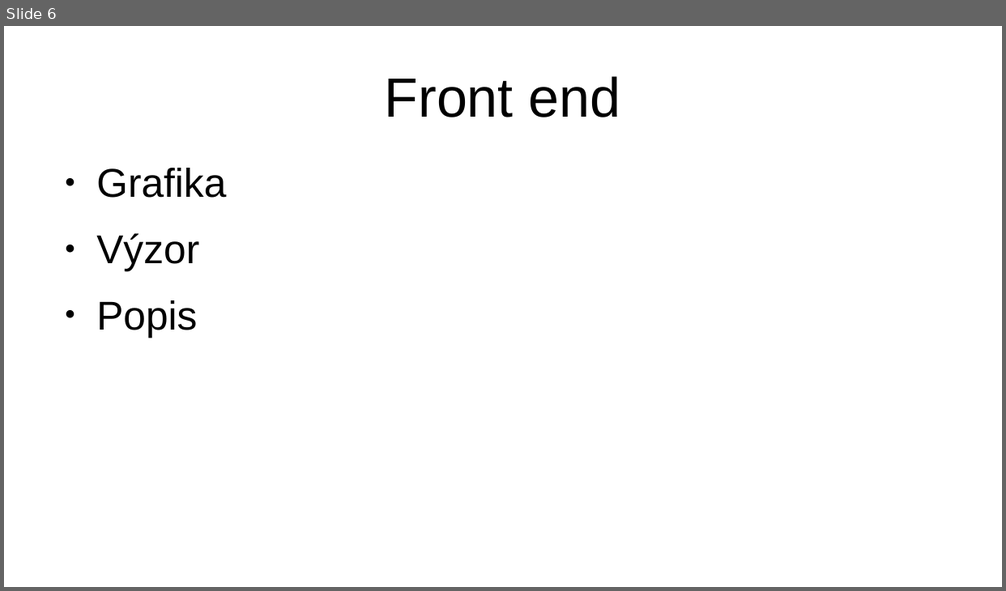
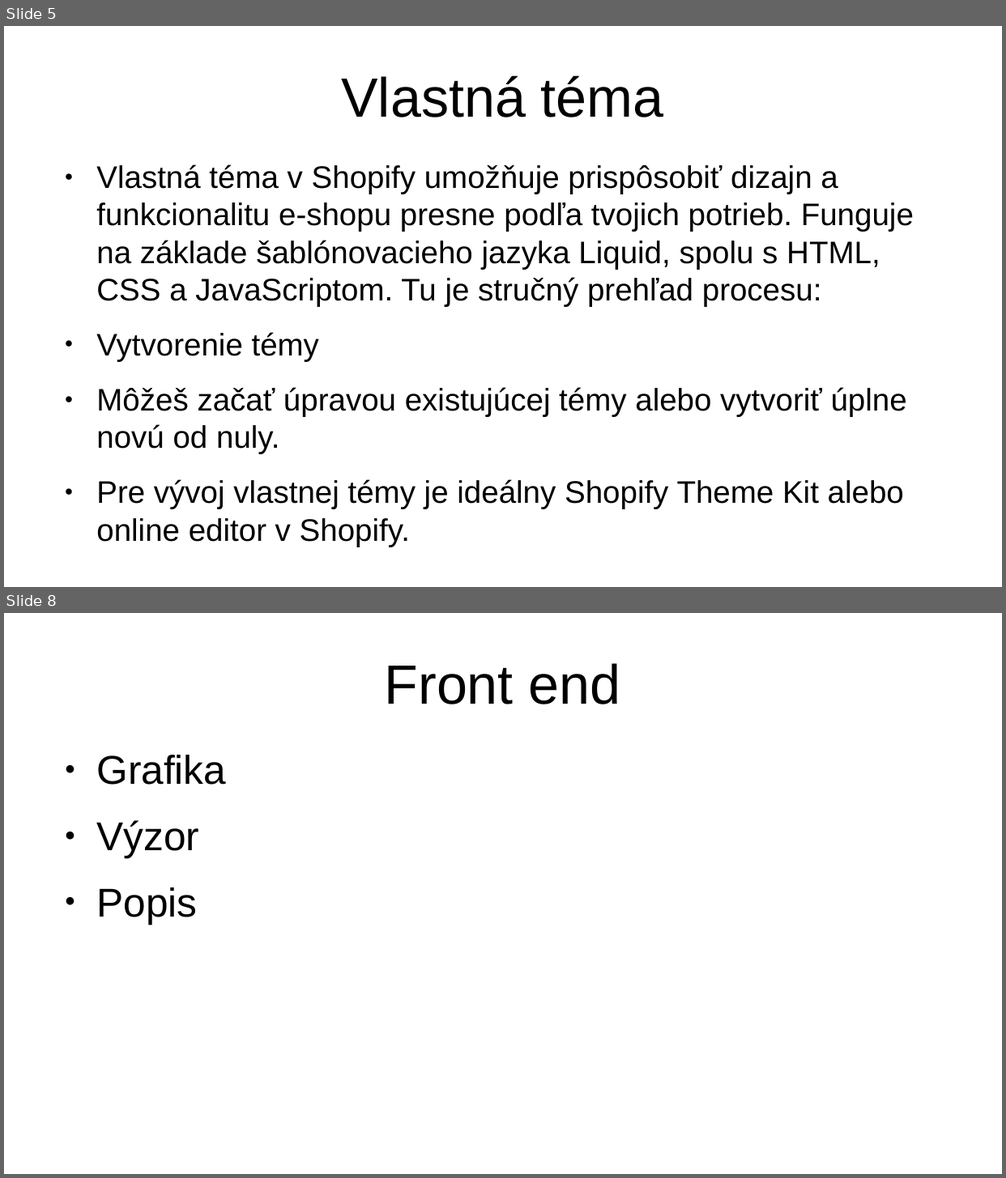
Before and after one commit to bigws1111/shopify-theme, a slide deck: numizmafilaprezentacia.odp. Shown one above the other, each under a label of ours: slide 6 before the commit, slides 5 and 8 after it; the slides between them are not shown. The pictures are 1006x591 and 1006x1178 pixels, drawn with LibreOffice and Linux fonts; fonts in the diff are those of the drawing. Boxes give left, top, right and bottom in pixels: in the first picture for what was removed or moved away, otherwise in the second. Text is boxed around its words. In the diff, an @@ line names an element or a change of style, - is before the commit and + after.

```diff
--- a/numizmafilaprezentacia.odp
+++ b/numizmafilaprezentacia.odp
@@ slide 5 added at (4, 26, 1002, 587), background #FFFFFF @@
@@ title added at (341, 75, 664, 118), 44 pt, text #000000 @@
+Vlastná téma
@@ text added at (96, 165, 914, 547), 24.8 pt, text #000000 @@
+● Vlastná téma v Shopify umožňuje prispôsobiť dizajn a funkcionalitu e-shopu presne podľa tvojich potrieb. Funguje na základe šablónovacieho jazyka Liquid, spolu s HTML, CSS a JavaScriptom. Tu je stručný prehľad procesu:
+● Vytvorenie témy
+● Môžeš začať úpravou existujúcej témy alebo vytvoriť úplne novú od nuly.
+● Pre vývoj vlastnej témy je ideálny Shopify Theme Kit alebo online editor v Shopify.
@@ what was slide 6 is now slide 8 @@
```
Also in this commit, not shown: 5 slides changed, 3 other slides added, 2 slides removed.
